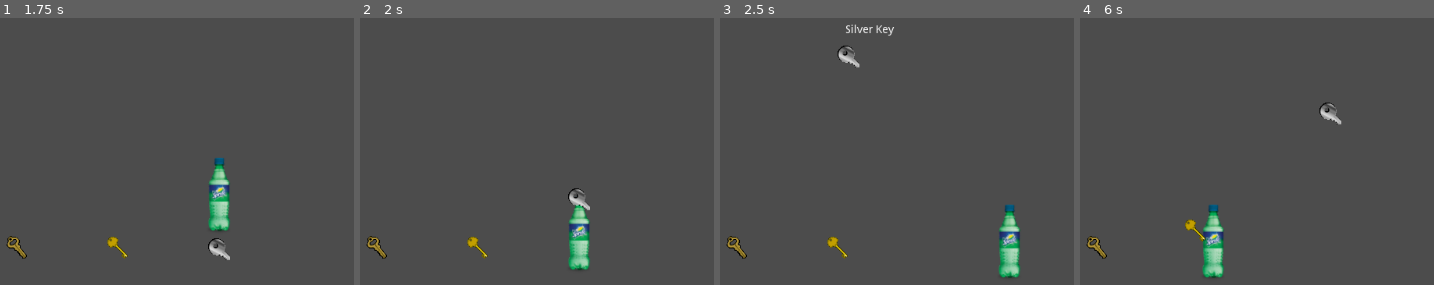
Above: before the commit, frames 1-4 (left to right).
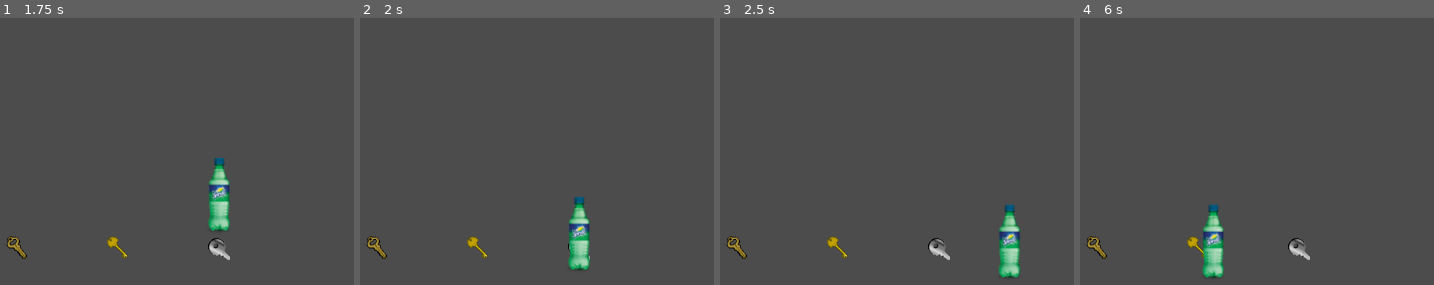
Above: after the commit, the same moments.

Repository: alt-romes/madjam-2021
Game: Godot game, scene res://NPC/test_npc.tscn
Two runs of this game, one before a commit and one after it. Both use one fixed random seed, a clock stepped at 60 frames per second and the inputs below. The engine's default icon, where the game draws it, is replaced by a stand-in: a white triangle on a blue panel in a dark square.
Inputs:
- Up to frame 1 (1.75 s): tap Enter (ui_accept) at 0.5, 0.77, 1.07, 1.52, 1.55 s; hold Right (ui_right) 0.53-1.28 s; tap E (player_drop_item, bound only after the commit) at 0.6 s; tap Space (player_interact, bound only after the commit) at 0.8, 1.35 s; hold Down (ui_down) from 1.28 s (still down)
- Up to frame 2 (2 s): keep holding Down (ui_down); tap Enter (ui_accept) at 1.82 s
- Up to frame 3 (2.5 s): release Down (ui_down) at 2.03 s; hold Right (ui_right) from 2.03 s (still down); tap Enter (ui_accept) at 2.1 s; tap E (player_drop_item, bound only after the commit) at 2.3 s
- Up to frame 4 (6 s): release Right (ui_right) at 2.78 s; hold Up (ui_up) 2.78-3.53 s; tap E (player_drop_item, bound only after the commit) at 2.85, 4.35 s; tap Enter (ui_accept) at 3.02, 3.32, 3.77, 3.8, 4.07, 4.52, 4.82, 5.85 s; tap Space (player_interact, bound only after the commit) at 3.05, 3.6, 5.1 s; hold Left (ui_left) 3.53-5.03 s; hold Down (ui_down) 5.03-5.78 s; hold Right (ui_right) from 5.78 s (still down)

Frame 1 is identical in both runs. In frame 2, 0.3% of the frame differs, in the area x 58-65%, y 63-91%; in frame 3, 0.7%; in frame 4, 0.8%, in the area x 29-75%, y 31-91%.

Commit message:
added input maps for keyboard and controller

Diff:
--- a/PickableObj/PickableObj.gd
+++ b/PickableObj/PickableObj.gd
@@ -31,7 +31,7 @@
 
 func _process(delta):
 	# pickup / dialogue triggers
-	if Input.is_action_just_pressed("ui_accept"):
+	if Input.is_action_just_pressed("player_interact"):
 
 		var trigger_area : Area2D  = player_node.get_node("TriggerArea")
 
--- a/Player/Player.gd
+++ b/Player/Player.gd
@@ -29,7 +29,7 @@
 	#set_animation(velocity)
 
 	# input to drop picked up item
-	if Input.is_action_just_pressed("ui_accept"):
+	if Input.is_action_just_pressed("player_drop_item"):
 		if GameState.carried_item != null:
 
 			var item = item_scene.instance()
@@ -46,13 +46,13 @@
 
 
 func check_movement(velocity : Vector2):
-	if Input.is_action_pressed("ui_right"):
+	if Input.is_action_pressed("player_right"):
 		velocity.x += 1
-	if Input.is_action_pressed("ui_left"):
+	if Input.is_action_pressed("player_left"):
 		velocity.x -= 1
-	if Input.is_action_pressed("ui_up"):
+	if Input.is_action_pressed("player_up"):
 		velocity.y -= 1
-	if Input.is_action_pressed("ui_down"):
+	if Input.is_action_pressed("player_down"):
 		velocity.y += 1
 
 	return velocity
--- a/project.godot
+++ b/project.godot
@@ -34,6 +34,53 @@
 
 GameState="*res://GameState.gd"
 
+[input]
+
+player_interact={
+"deadzone": 0.5,
+"events": [ Object(InputEventKey,"resource_local_to_scene":false,"resource_name":"","device":0,"alt":false,"shift":false,"control":false,"meta":false,"command":false,"pressed":false,"scancode":32,"unicode":0,"echo":false,"script":null)
+, Object(InputEventJoypadButton,"resource_local_to_scene":false,"resource_name":"","device":0,"button_index":0,"pressure":0.0,"pressed":false,"script":null)
+ ]
+}
+player_drop_item={
+"deadzone": 0.5,
+"events": [ Object(InputEventKey,"resource_local_to_scene":false,"resource_name":"","device":0,"alt":false,"shift":false,"control":false,"meta":false,"command":false,"pressed":false,"scancode":69,"unicode":0,"echo":false,"script":null)
+, Object(InputEventJoypadButton,"resource_local_to_scene":false,"resource_name":"","device":0,"button_index":1,"pressure":0.0,"pressed":false,"script":null)
+ ]
+}
+player_left={
+"deadzone": 0.5,
+"events": [ Object(InputEventKey,"resource_local_to_scene":false,"resource_name":"","device":0,"alt":false,"shift":false,"control":false,"meta":false,"command":false,"pressed":false,"scancode":65,"unicode":0,"echo":false,"script":null)
+, Object(InputEventKey,"resource_local_to_scene":false,"resource_name":"","device":0,"alt":false,"shift":false,"control":false,"meta":false,"command":false,"pressed":false,"scancode":16777231,"unicode":0,"echo":false,"script":null)
+, Object(InputEventJoypadButton,"resource_local_to_scene":false,"resource_name":"","device":0,"button_index":14,"pressure":0.0,"pressed":false,"script":null)
+, Object(InputEventJoypadMotion,"resource_local_to_scene":false,"resource_name":"","device":0,"axis":0,"axis_value":-1.0,"script":null)
+ ]
+}
+player_right={
+"deadzone": 0.5,
+"events": [ Object(InputEventKey,"resource_local_to_scene":false,"resource_name":"","device":0,"alt":false,"shift":false,"control":false,"meta":false,"command":false,"pressed":false,"scancode":68,"unicode":0,"echo":false,"script":null)
+, Object(InputEventKey,"resource_local_to_scene":false,"resource_name":"","device":0,"alt":false,"shift":false,"control":false,"meta":false,"command":false,"pressed":false,"scancode":16777233,"unicode":0,"echo":false,"script":null)
+, Object(InputEventJoypadButton,"resource_local_to_scene":false,"resource_name":"","device":0,"button_index":15,"pressure":0.0,"pressed":false,"script":null)
+, Object(InputEventJoypadMotion,"resource_local_to_scene":false,"resource_name":"","device":0,"axis":0,"axis_value":1.0,"script":null)
+ ]
+}
+player_up={
+"deadzone": 0.5,
+"events": [ Object(InputEventKey,"resource_local_to_scene":false,"resource_name":"","device":0,"alt":false,"shift":false,"control":false,"meta":false,"command":false,"pressed":false,"scancode":87,"unicode":0,"echo":false,"script":null)
+, Object(InputEventKey,"resource_local_to_scene":false,"resource_name":"","device":0,"alt":false,"shift":false,"control":false,"meta":false,"command":false,"pressed":false,"scancode":16777232,"unicode":0,"echo":false,"script":null)
+, Object(InputEventJoypadButton,"resource_local_to_scene":false,"resource_name":"","device":0,"button_index":12,"pressure":0.0,"pressed":false,"script":null)
+, Object(InputEventJoypadMotion,"resource_local_to_scene":false,"resource_name":"","device":0,"axis":1,"axis_value":-1.0,"script":null)
+ ]
+}
+player_down={
+"deadzone": 0.5,
+"events": [ Object(InputEventKey,"resource_local_to_scene":false,"resource_name":"","device":0,"alt":false,"shift":false,"control":false,"meta":false,"command":false,"pressed":false,"scancode":83,"unicode":0,"echo":false,"script":null)
+, Object(InputEventKey,"resource_local_to_scene":false,"resource_name":"","device":0,"alt":false,"shift":false,"control":false,"meta":false,"command":false,"pressed":false,"scancode":16777234,"unicode":0,"echo":false,"script":null)
+, Object(InputEventJoypadButton,"resource_local_to_scene":false,"resource_name":"","device":0,"button_index":13,"pressure":0.0,"pressed":false,"script":null)
+, Object(InputEventJoypadMotion,"resource_local_to_scene":false,"resource_name":"","device":0,"axis":1,"axis_value":1.0,"script":null)
+ ]
+}
+
 [rendering]
 
 environment/default_environment="res://default_env.tres"
